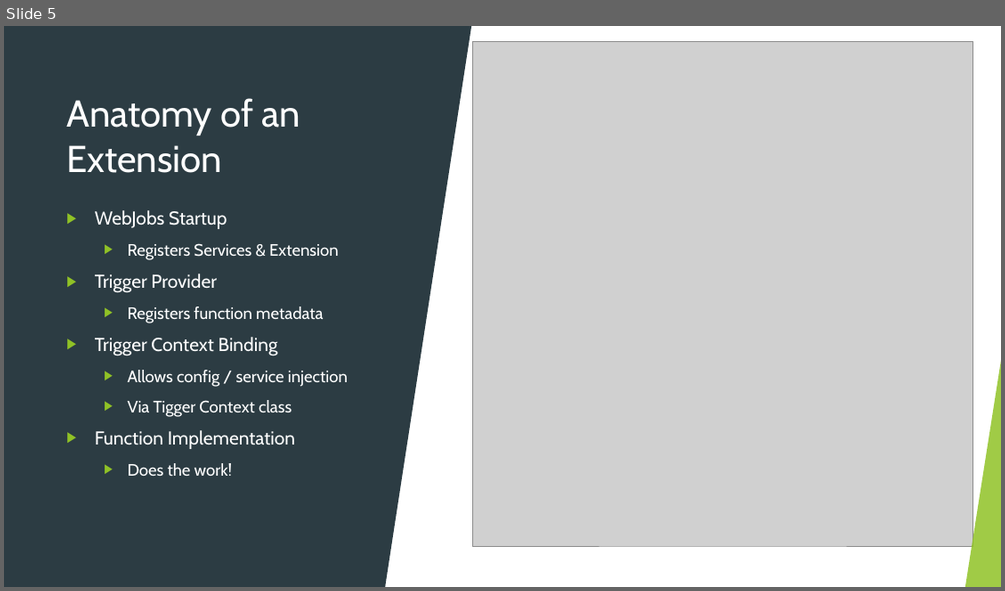
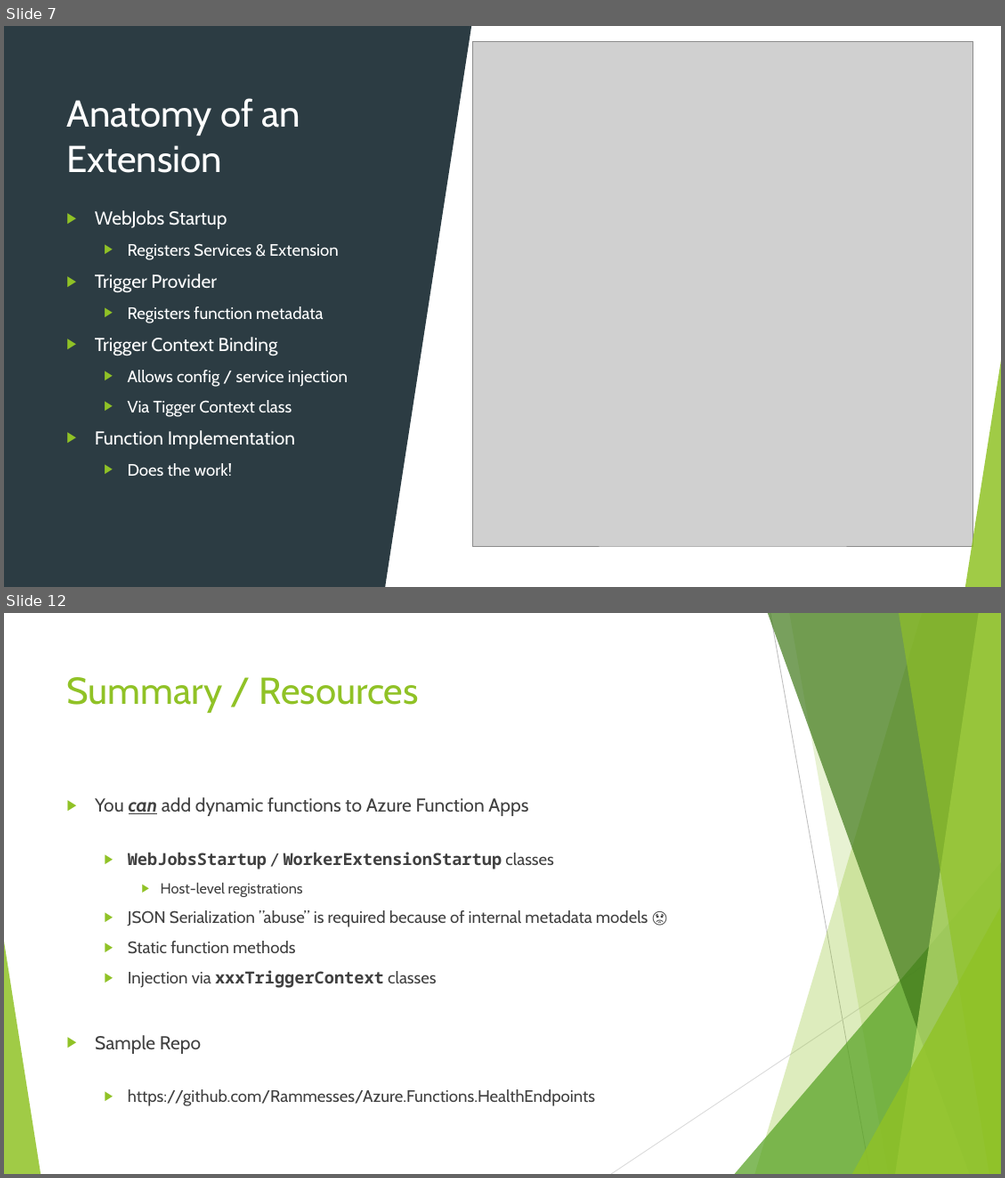
Before and after one commit to Rammesses/Azure.Functions.HealthEndpoints, a slide deck: Global Azure London - 2023-05-12.pptx. Shown one above the other, each under a label of ours: slide 5 before the commit, slides 7 and 12 after it; the slides between them are not shown. The pictures are 1005x591 and 1005x1178 pixels, drawn with LibreOffice and Linux fonts; fonts in the diff are those of the drawing; grey boxes stand for pictures. Boxes give left, top, right and bottom in pixels: in the first picture for what was removed or moved away, otherwise in the second. Text is boxed around its words. In the diff, an @@ line names an element or a change of style, - is before the commit and + after.

```diff
--- a/Global Azure London - 2023-05-12.pptx
+++ b/Global Azure London - 2023-05-12.pptx
@@ slide 12 added at [4,613,1001,1174], background #FFFFFF; not listed: 10 template elements that a slide beside it also shows @@
@@ title added at [67,677,419,713], 36 pt, text #90C226 @@
+Summary / Resources
@@ text added at [95,797,648,1106], 16 pt, text #404040 @@
+▶ You can add dynamic functions to Azure Function Apps
+  ▶ WebJobsStartup / WorkerExtensionStartup classes
+    ▶ Host-level registrations
+  ▶ JSON Serialization ”abuse” is required because of internal metadata models 😡
+  ▶ Static function methods
+  ▶ Injection via xxxTriggerContext classes
+▶ Sample Repo
+  ▶ https://github.com/Rammesses/Azure.Functions.HealthEndpoints
@@ what was slide 5 is now slide 7 @@
```
Also in this commit, not shown: 2 slides changed, 6 other slides added.
